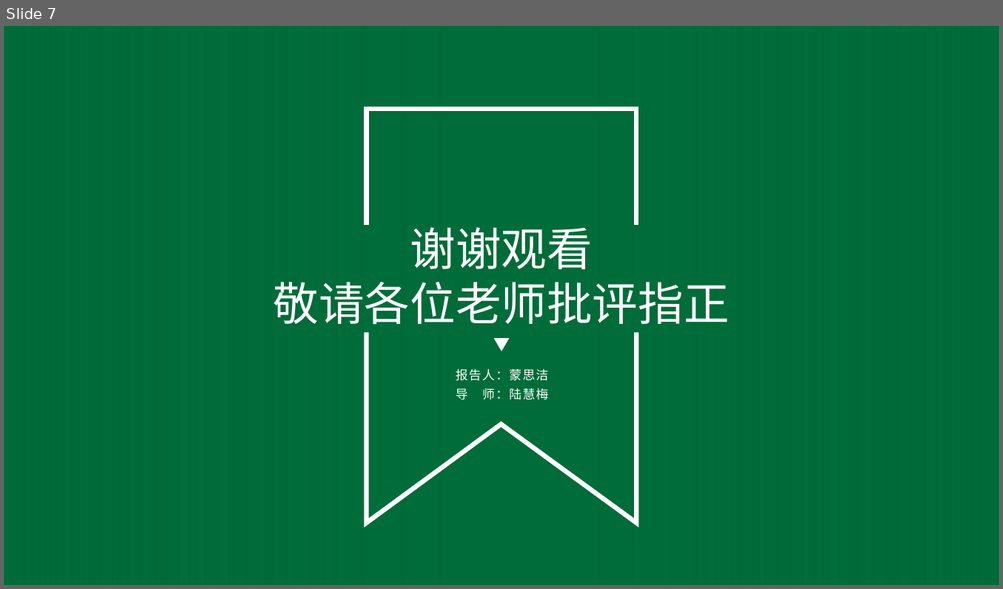
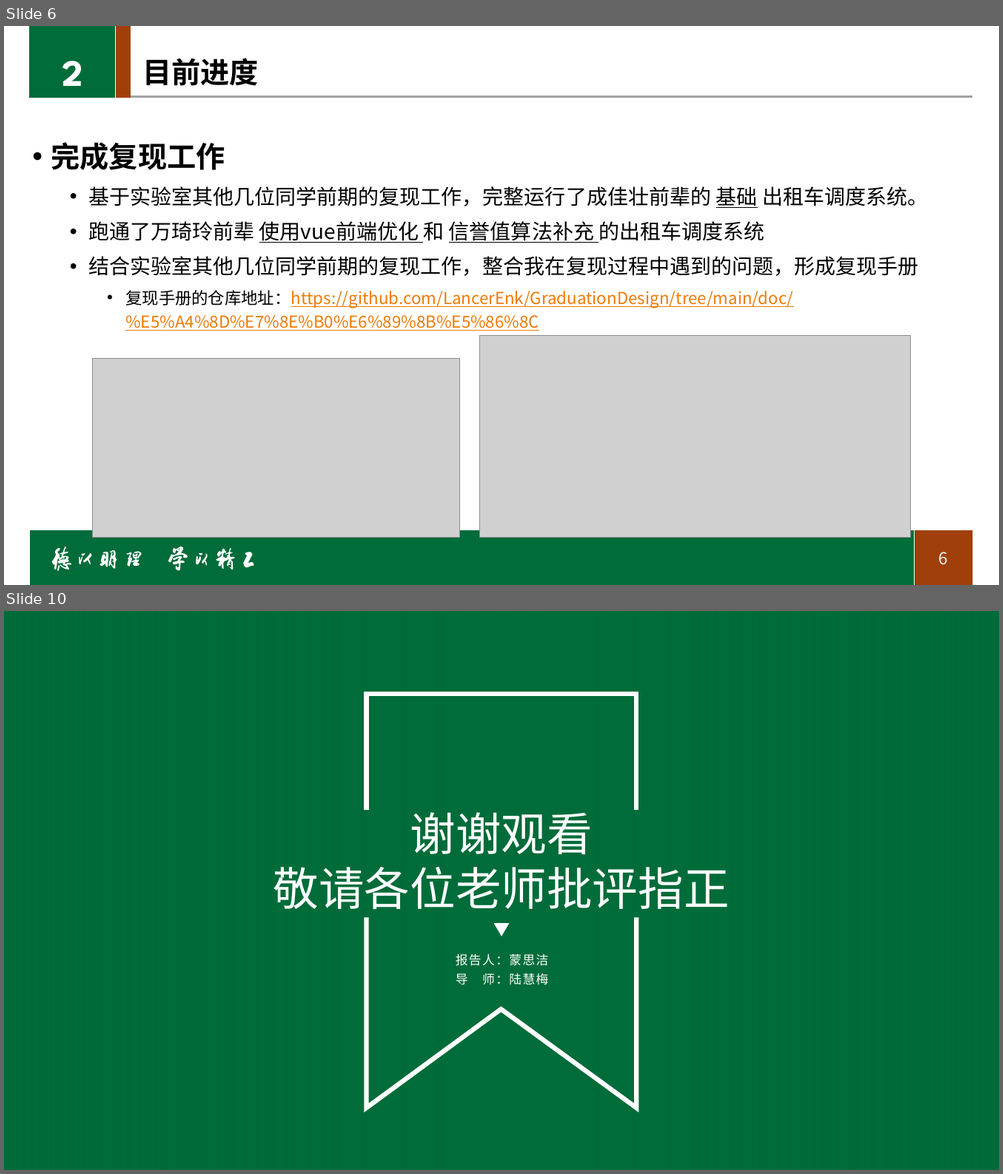
Before and after one commit to LancerEnk/GraduationDesign, a slide deck: doc/中期/中期_msj.pptx. Shown one above the other, each under a label of ours: slide 7 before the commit, slides 6 and 10 after it; the slides between them are not shown. The pictures are 1003x589 and 1003x1174 pixels, drawn with LibreOffice and Linux fonts; fonts in the diff are those of the drawing; grey boxes stand for pictures; background and template pictures are left out. Boxes give left, top, right and bottom in pixels: in the first picture for what was removed or moved away, otherwise in the second. Text is boxed around its words. In the diff, an @@ line names an element or a change of style, - is before the commit and + after.

```diff
--- a/doc/中期/中期_msj.pptx
+++ b/doc/中期/中期_msj.pptx
@@ slide 6 added at box(4, 26, 999, 585), background #FFFFFF @@
@@ rectangle added at box(30, 26, 116, 97), fill #006C39, outline #006C39 1 pt @@
@@ line added from (115, 26) to (115, 113), #FFFFFF 1 pt @@
@@ rectangle added at box(116, 26, 130, 98), fill #A13F0B, outline #A13F0B 1 pt @@
@@ text added at box(62, 61, 83, 86), 36 pt, text #FFFFFF, bold @@
+2
@@ title added at box(142, 58, 259, 86), 28 pt, text #000000, bold @@
+目前进度
@@ line added from (131, 96) to (973, 96), #A2A2A2 2.25 pt @@
@@ text added at box(51, 142, 928, 331), 20 pt, text #000000, underline @@
+• 完成复现工作
+  • 基于实验室其他几位同学前期的复现工作，完整运行了成佳壮前辈的 基础 出租车调度系统。
+  • 跑通了万琦玲前辈 使用vue前端优化 和 信誉值算法补充 的出租车调度系统
+  • 结合实验室其他几位同学前期的复现工作，整合我在复现过程中遇到的问题，形成复现手册
+    • 复现手册的仓库地址：https://github.com/LancerEnk/GraduationDesign/tree/main/doc/%E5%A4%8D%E7%8E%B0%E6%89%8B%E5%86%8C
@@ picture added at box(480, 335, 910, 538) @@
@@ picture added at box(93, 359, 460, 538) @@
@@ rectangle added at box(30, 531, 915, 585), fill #006C39 @@
@@ rectangle added at box(914, 531, 973, 585), fill #A13F0B @@
@@ line added from (914, 526) to (914, 585), #FFFFFF 1 pt @@
@@ group added at box(52, 547, 255, 571): 16 freeform shapes @@
@@ page number added at box(938, 552, 947, 565), 16 pt, text #F2F2F2 @@
+6
@@ what was slide 7 is now slide 10 @@
```
Also in this commit, not shown: 6 slides changed, 2 other slides added.
